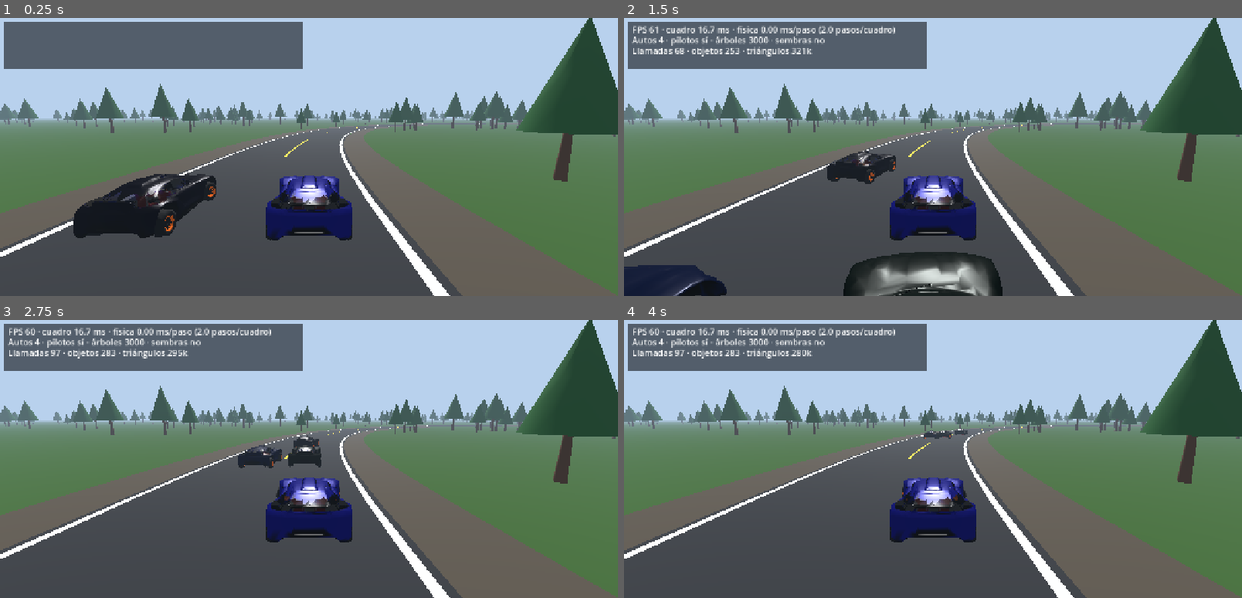
Above: before the commit, frames 1-4 (two rows, left to right).
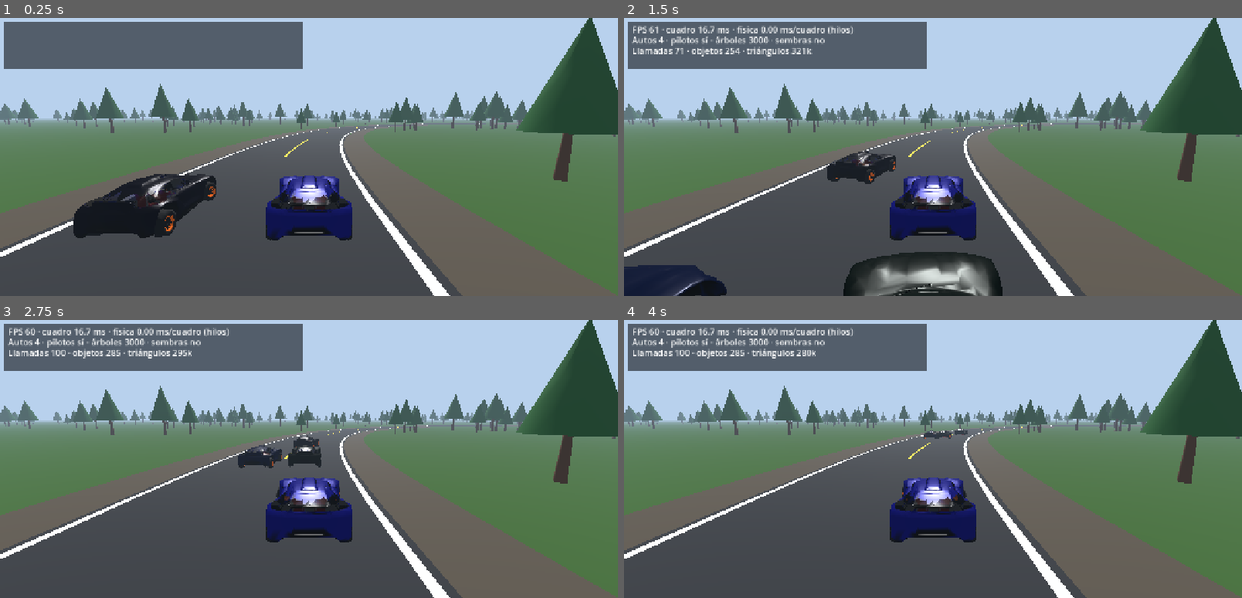
Above: after the commit, the same moments.

Repository: webmaletin-art/Rally-Sim-movile
Game: Godot game, scene res://bootstrap/boot.tscn
Same seed, same stepped clock (60 frames per second), same inputs: the game is played once before the commit and once after it.
Inputs (mouse positions are in pixels of both pictures, inside the frame that each line leads up to):
- Up to frame 1 (0.25 s): no input
- Up to frame 2 (1.5 s): move the mouse to (1068, 143) at 0.52 s; hold D 0.53-1.25 s; click (1068, 143) at 0.67 s; tap Space at 0.77 s; drag from (809, 170) to (902, 212) at 1.27 s
- Up to frame 3 (2.75 s): move the mouse to (370, 397) at 2.02 s; hold D from 2.03 s (still down)
- Up to frame 4 (4 s): release D at 2.75 s; drag from (902, 514) to (747, 417) at 2.77 s; move the mouse to (1118, 500) at 3.52 s; hold A from 3.53 s (still down); tap Space at 3.77 s

The runs differ from the first frame. In frame 1, less than 0.1% of the frame differs, in the area x 25-26%, y 64-65%; in frame 2, 0.3%; in frame 3, 0.6%, in the area x 8-51%, y 2-48%; in frame 4, 0.6%.

Commit message:
Godot: threaded per-car physics step, cabin debug camera, seated pilot pose
Co-Authored-By: Claude Sonnet 5.5 <noreply@anthropic.com>
Claude-Session: https://claude.ai/code/session_01P18mcfX7vPAh1HouukYKHr

Diff:
--- a/godot/game/car/pilot.gd
+++ b/godot/game/car/pilot.gd
@@ -38,11 +38,11 @@
 	_rot(skel, "LeftLeg", Vector3.RIGHT, deg_to_rad(80.0))
 	_rot(skel, "RightLeg", Vector3.RIGHT, deg_to_rad(80.0))
 	_rot(skel, "LeftArm", Vector3.BACK, -PI / 2.0)
-	_rot(skel, "LeftArm", Vector3.RIGHT, deg_to_rad(-50.0))
+	_rot(skel, "LeftArm", Vector3.RIGHT, deg_to_rad(-70.0))
 	_rot(skel, "RightArm", Vector3.BACK, PI / 2.0)
-	_rot(skel, "RightArm", Vector3.RIGHT, deg_to_rad(-50.0))
-	_rot(skel, "LeftForeArm", Vector3.RIGHT, deg_to_rad(-50.0))
-	_rot(skel, "RightForeArm", Vector3.RIGHT, deg_to_rad(-50.0))
+	_rot(skel, "RightArm", Vector3.RIGHT, deg_to_rad(-70.0))
+	_rot(skel, "LeftForeArm", Vector3.RIGHT, deg_to_rad(30.0))
+	_rot(skel, "RightForeArm", Vector3.RIGHT, deg_to_rad(30.0))
 	# la cadera en la butaca
 	var hip_local := root.to_local(skel.to_global(skel.get_bone_global_pose(hips).origin))
 	root.position = Vector3(x, hip_y, hip_z) - root.basis * hip_local
--- a/godot/game/main.gd
+++ b/godot/game/main.gd
@@ -36,6 +36,10 @@
 var pilots_on := true
 var hi_model := true
 var cam_mode := ""
+var threaded := true
+var no_body := false
+var acc := 0.0
+var step_n := 0
 
 func _ready() -> void:
 	for a in OS.get_cmdline_user_args():
@@ -43,6 +47,8 @@
 			shot_path = a.substr(7)
 		elif a.begins_with("--frames="):
 			shot_frames = int(a.substr(9))
+		elif a == "--nobody":
+			no_body = true
 		elif a == "--bench":
 			bench = true
 		elif a.begins_with("--cam="):
@@ -179,6 +185,8 @@
 		var sp: Array = track.start_pose(i)
 		car.place(sp[0], sp[1], sp[2])
 		add_child(car.visual)
+		if no_body:
+			car.visual.body.get_child(0).visible = false
 		if pilots_on:
 			Pilot.create(car.visual.body, 0.37, 0.49, -0.31, lo)
 			Pilot.create(car.visual.body, -0.37, 0.49, -0.31, lo)
@@ -201,9 +209,17 @@
 		"hi":
 			hi_model = int(value) == 1
 			_rebuild_cars()
-
-func _physics_process(dt: float) -> void:
-	if cars.is_empty():
+		"threads":
+			threaded = int(value) == 1
+
+## Física a 120 Hz con paso fijo propio. Cada auto es independiente: se reparten entre los núcleos del teléfono
+## (una tarea por auto y por cuadro, con todos los pasos de ese cuadro adentro) y se espera a que terminen.
+func _step_physics(dt: float) -> void:
+	var h := 1.0 / 120.0
+	acc = minf(acc + dt, 0.05)
+	step_n = int(acc / h)
+	acc -= float(step_n) * h
+	if step_n <= 0 or cars.is_empty():
 		return
 	var pl: Car = cars[0]
 	pl.in_throttle = hud.throttle
@@ -211,12 +227,22 @@
 	pl.in_steer = hud.steer
 	pl.in_handbrake = hud.handbrake
 	var t0 := Time.get_ticks_usec()
-	for c in cars:
-		c.step(dt)
+	if threaded and cars.size() > 1:
+		var gid := WorkerThreadPool.add_group_task(_step_car, cars.size(), -1, true, "fisica")
+		WorkerThreadPool.wait_for_group_task_completion(gid)
+	else:
+		for i in cars.size():
+			_step_car(i)
 	phys_us += Time.get_ticks_usec() - t0
 	phys_frames += 1
 
+func _step_car(i: int) -> void:
+	var c: Car = cars[i]
+	for k in step_n:
+		c.step(1.0 / 120.0)
+
 func _process(dt: float) -> void:
+	_step_physics(dt)
 	if cars.is_empty():
 		return
 	for c in cars:
@@ -240,6 +266,9 @@
 	elif cam_mode == "front":
 		cam.position = pos + fwd * 6.0 + Vector3.UP * 1.6 + Vector3(cos(p.yaw), 0, -sin(p.yaw)) * 2.5
 		cam.look_at(pos + Vector3.UP * 0.5)
+	elif cam_mode == "cabin":
+		cam.position = pos + Vector3.UP * 2.3 - fwd * 2.2 + Vector3(cos(p.yaw), 0, -sin(p.yaw)) * 1.2
+		cam.look_at(pos + Vector3.UP * 0.1 + fwd * 0.2)
 	elif cam_mode == "top":
 		cam.position = pos + Vector3.UP * 9.0 - fwd * 0.5
 		cam.look_at(pos)
@@ -252,10 +281,8 @@
 		var fps := Engine.get_frames_per_second()
 		if phys_frames > 0:
 			shown_phys_ms = float(phys_us) / 1000.0 / float(phys_frames)
-		# la física corre a 120 Hz: ms por paso × pasos por cuadro
-		var steps_per_frame := float(phys_frames) / maxf(1.0, float(frame_count))
-		hud.stats_text = "FPS %d · cuadro %.1f ms · física %.2f ms/paso (%.1f pasos/cuadro)\nAutos %d · pilotos %s · árboles %d · sombras %s\nLlamadas %d · objetos %d · triángulos %dk" % [
-			fps, dt * 1000.0, shown_phys_ms, steps_per_frame, cars_n, "sí" if pilots_on else "no", trees_n, "sí" if sun.shadow_enabled else "no",
+		hud.stats_text = "FPS %d · cuadro %.1f ms · física %.2f ms/cuadro (%s)\nAutos %d · pilotos %s · árboles %d · sombras %s\nLlamadas %d · objetos %d · triángulos %dk" % [
+			fps, dt * 1000.0, shown_phys_ms, "hilos" if threaded else "1 hilo", cars_n, "sí" if pilots_on else "no", trees_n, "sí" if sun.shadow_enabled else "no",
 			RenderingServer.get_rendering_info(RenderingServer.RENDERING_INFO_TOTAL_DRAW_CALLS_IN_FRAME),
 			RenderingServer.get_rendering_info(RenderingServer.RENDERING_INFO_TOTAL_OBJECTS_IN_FRAME),
 			RenderingServer.get_rendering_info(RenderingServer.RENDERING_INFO_TOTAL_PRIMITIVES_IN_FRAME) / 1000]
--- a/godot/game/ui/hud.gd
+++ b/godot/game/ui/hud.gd
@@ -24,6 +24,7 @@
 	"pilots": [1, [0, 1]],
 	"shadows": [0, [0, 1]],
 	"hi": [1, [0, 1]],
+	"threads": [1, [0, 1]],
 }
 
 func _ready() -> void:
@@ -42,8 +43,8 @@
 	_buttons.append({"id": "gas", "rect": Rect2(s.x - 190, s.y - 210, 170, 190), "label": "ACEL"})
 	_buttons.append({"id": "brake", "rect": Rect2(s.x - 380, s.y - 170, 170, 150), "label": "FRENO"})
 	_buttons.append({"id": "hb", "rect": Rect2(s.x - 330, s.y - 330, 110, 90), "label": "MANO"})
-	var keys := ["cars", "trees", "pilots", "shadows", "hi"]
-	var names := {"cars": "Autos", "trees": "Árboles", "pilots": "Pilotos", "shadows": "Sombras", "hi": "Modelo alto"}
+	var keys := ["cars", "trees", "pilots", "shadows", "hi", "threads"]
+	var names := {"cars": "Autos", "trees": "Árboles", "pilots": "Pilotos", "shadows": "Sombras", "hi": "Modelo alto", "threads": "Hilos"}
 	for i in keys.size():
 		_buttons.append({"id": "opt:" + keys[i], "rect": Rect2(s.x - bw - 12, 10 + i * (bh * 0.75 + 6), bw, bh * 0.75), "label": names[keys[i]]})
 
